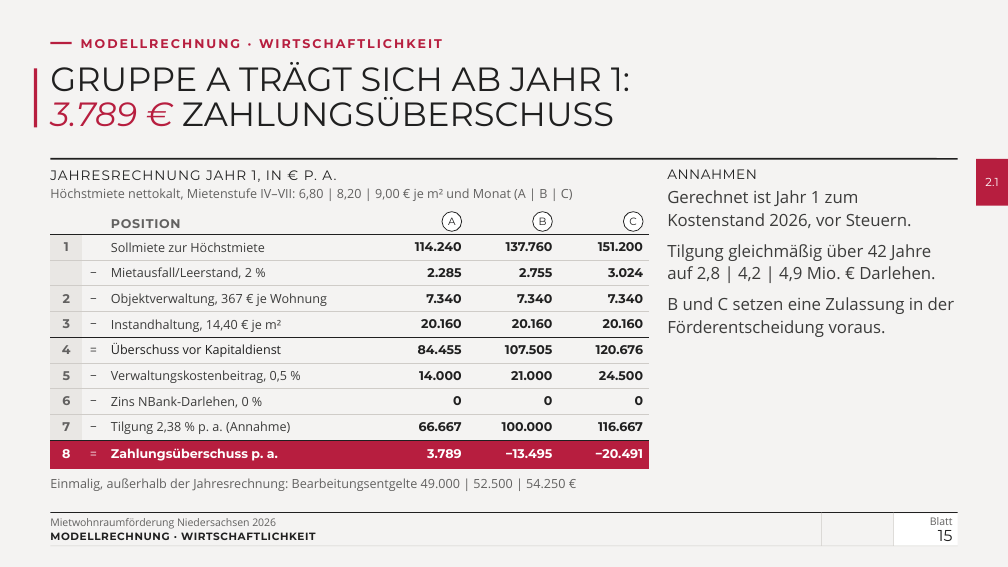
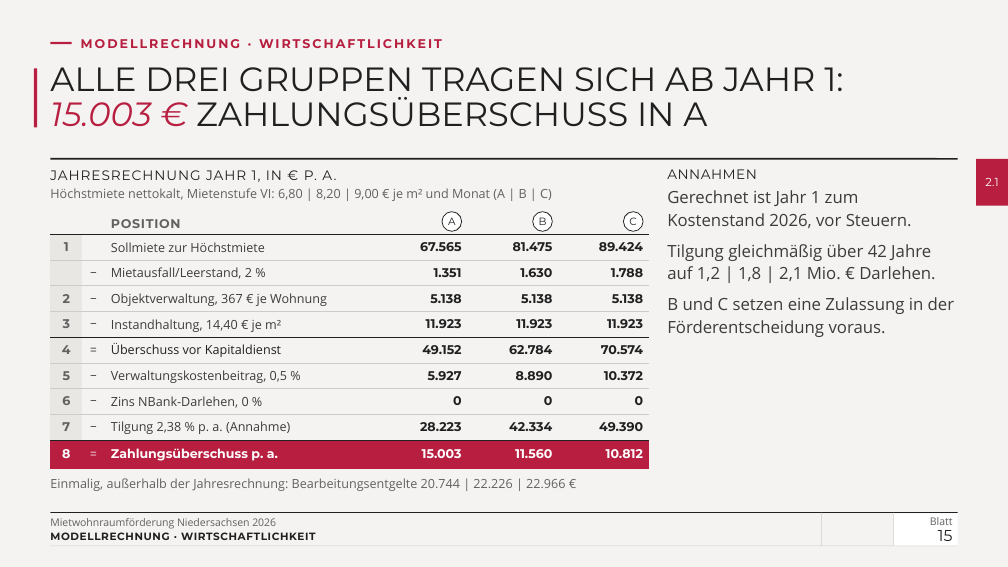
Before and after one commit to vgedaschko/NBank, a slide deck: slide 15 of praesentation/dist/PGN-Mietwohnraumfoerderung-Niedersachsen-2026-Vortrag.pptx. Drawn at 1008x567 pixels with LibreOffice and Linux fonts; fonts in the diff are those of the drawing; background and template pictures are left out. Boxes give left, top, right and bottom in pixels: in the first picture for what was removed or moved away, otherwise in the second. Text is boxed around its words. In the diff, an @@ line names an element or a change of style, - is before the commit and + after.

```diff
--- a/praesentation/dist/PGN-Mietwohnraumfoerderung-Niedersachsen-2026-Vortrag.pptx
+++ b/praesentation/dist/PGN-Mietwohnraumfoerderung-Niedersachsen-2026-Vortrag.pptx
@@ title at box(50, 67, 843, 126): text changed @@
-GRUPPE A TRÄGT SICH AB JAHR 1:
-3.789 € ZAHLUNGSÜBERSCHUSS
+ALLE DREI GRUPPEN TRAGEN SICH AB JAHR 1:
+15.003 € ZAHLUNGSÜBERSCHUSS IN A
@@ text at box(50, 188, 552, 201): text changed @@
-Höchstmiete nettokalt, Mietenstufe IV–VII: 6,80 | 8,20 | 9,00 € je m² und Monat (A | B | C)
+Höchstmiete nettokalt, Mietenstufe VI: 6,80 | 8,20 | 9,00 € je m² und Monat (A | B | C)
@@ table at box(51, 212, 650, 469) @@
-row 2: 1 |  | Sollmiete zur Höchstmiete | 114.240 | 137.760 | 151.200
+row 2: 1 |  | Sollmiete zur Höchstmiete | 67.565 | 81.475 | 89.424
-row 3:  | − | Mietausfall/Leerstand, 2 % | 2.285 | 2.755 | 3.024
+row 3:  | − | Mietausfall/Leerstand, 2 % | 1.351 | 1.630 | 1.788
-row 4: 2 | − | Objektverwaltung, 367 € je Wohnung | 7.340 | 7.340 | 7.340
+row 4: 2 | − | Objektverwaltung, 367 € je Wohnung | 5.138 | 5.138 | 5.138
-row 5: 3 | − | Instandhaltung, 14,40 € je m² | 20.160 | 20.160 | 20.160
+row 5: 3 | − | Instandhaltung, 14,40 € je m² | 11.923 | 11.923 | 11.923
-row 6: 4 | = | Überschuss vor Kapitaldienst | 84.455 | 107.505 | 120.676
+row 6: 4 | = | Überschuss vor Kapitaldienst | 49.152 | 62.784 | 70.574
-row 7: 5 | − | Verwaltungskostenbeitrag, 0,5 % | 14.000 | 21.000 | 24.500
+row 7: 5 | − | Verwaltungskostenbeitrag, 0,5 % | 5.927 | 8.890 | 10.372
-row 9: 7 | − | Tilgung 2,38 % p. a. (Annahme) | 66.667 | 100.000 | 116.667
+row 9: 7 | − | Tilgung 2,38 % p. a. (Annahme) | 28.223 | 42.334 | 49.390
-row 10: 8 | = | Zahlungsüberschuss p. a. | 3.789 | −13.495 | −20.491
+row 10: 8 | = | Zahlungsüberschuss p. a. | 15.003 | 11.560 | 10.812
@@ text at box(667, 244, 935, 281): text changed @@
-Tilgung gleichmäßig über 42 Jahre auf 2,8 | 4,2 | 4,9 Mio. € Darlehen.
+Tilgung gleichmäßig über 42 Jahre auf 1,2 | 1,8 | 2,1 Mio. € Darlehen.
@@ text at box(50, 478, 565, 491): text changed @@
-Einmalig, außerhalb der Jahresrechnung: Bearbeitungsentgelte 49.000 | 52.500 | 54.250 €
+Einmalig, außerhalb der Jahresrechnung: Bearbeitungsentgelte 20.744 | 22.226 | 22.966 €
```
Also in this commit, not shown: 14 other slides changed, 56 other files.
